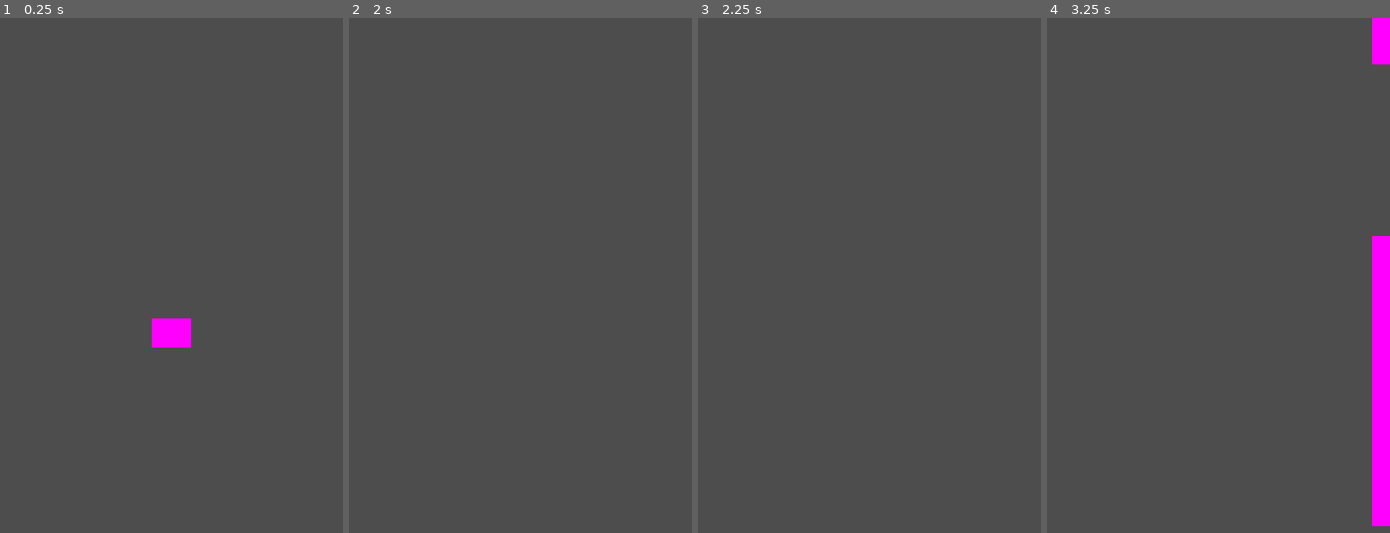
Above: before the commit, frames 1-4 (left to right).
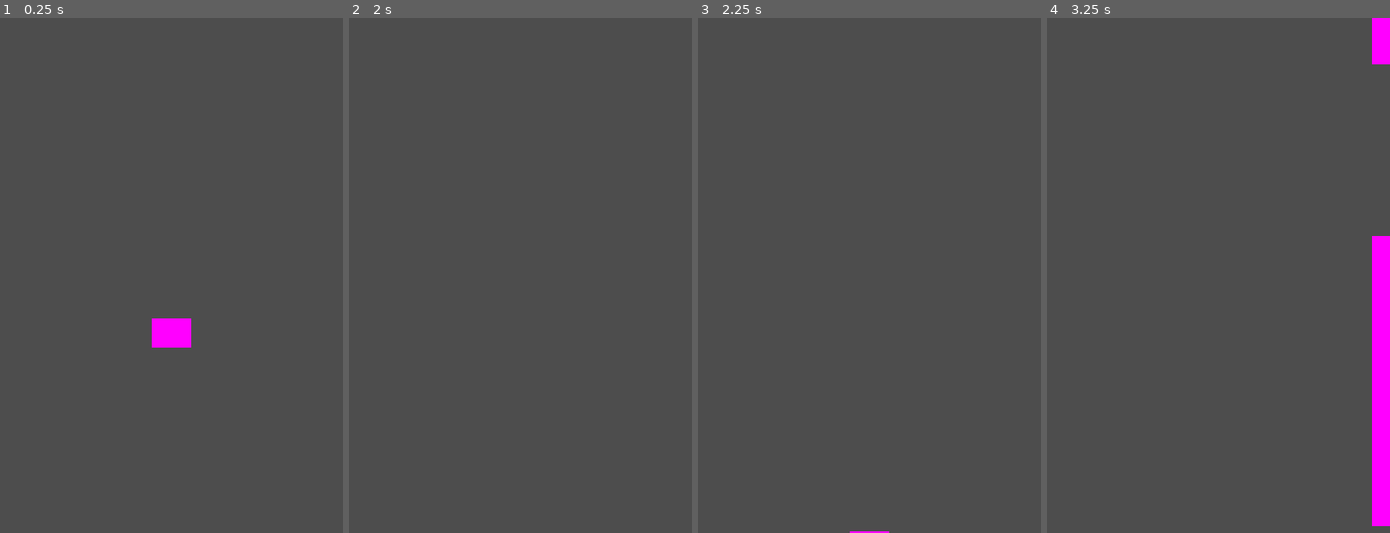
Above: after the commit, the same moments.

Repository: davidward462/flappy-bird
Game: Godot game, scene res://scenes/game.tscn
Same seed, same stepped clock (60 frames per second), same inputs: the game is played once before the commit and once after it.
Inputs:
- Up to frame 1 (0.25 s): no input
- Up to frame 2 (2 s): tap Space (jump) at 0.77, 1.52 s; tap Enter at 1.25 s
- Up to frame 3 (2.25 s): tap Space (jump) at 2 s
- Up to frame 4 (3.25 s): tap Enter at 2.75 s; tap Space (jump) at 3.02 s

Frames 1-2 are identical in both runs. In frame 3, less than 0.1% of the frame differs, in the area x 44-56%, y 99-100%; in frame 4, nothing differs.

Commit message:
add enter key to input

Diff:
--- a/project.godot
+++ b/project.godot
@@ -29,5 +29,6 @@
 jump={
 "deadzone": 0.5,
 "events": [Object(InputEventKey,"resource_local_to_scene":false,"resource_name":"","device":-1,"window_id":0,"alt_press …(191 unchanged characters)…
+, Object(InputEventKey,"resource_local_to_scene":false,"resource_name":"","device":-1,"window_id":0,"alt_pressed":false,"shift_pressed":false,"ctrl_pressed":false,"meta_pressed":false,"pressed":false,"keycode":0,"physical_keycode":4194309,"key_label":0,"unicode":0,"location":0,"echo":false,"script":null)
 ]
 }
